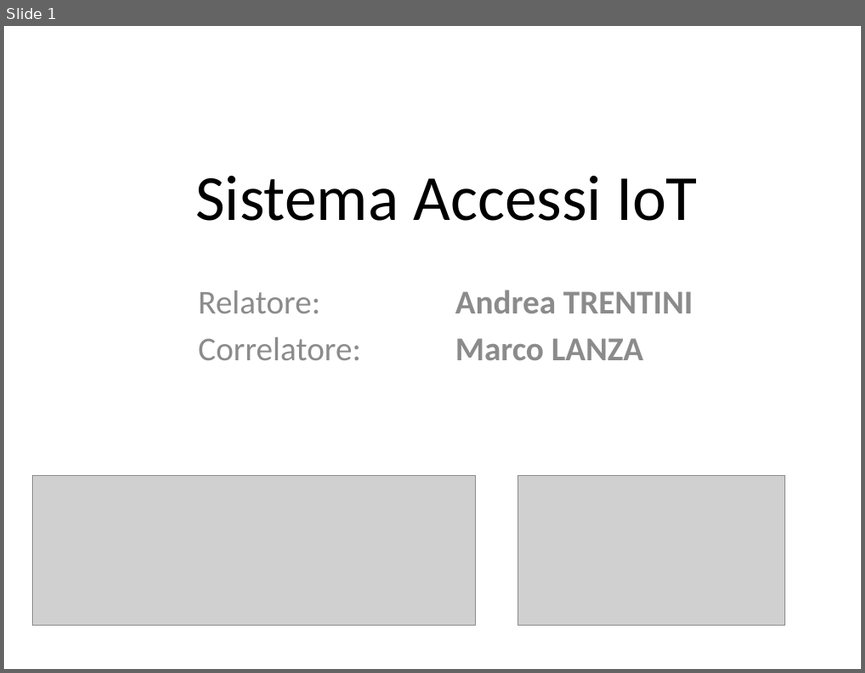
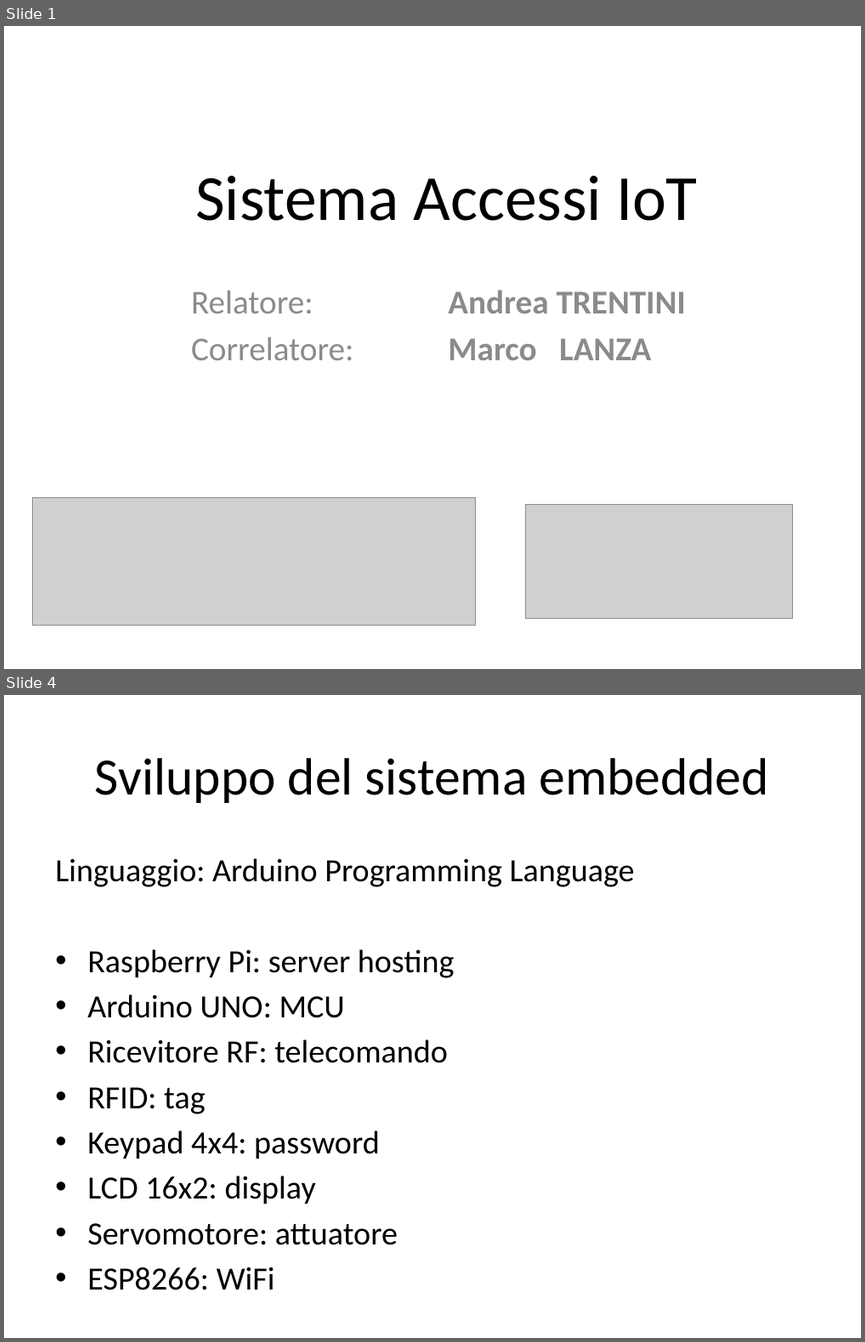
Before and after one commit to Jolsty/SimSim, a slide deck: Tesi_Sistema_Accessi_IoT_Andrei_Ciulpan_872394/presentazione/Sistema Accessi IoT.pptx. Shown one above the other, each under a label of ours: slide 1 before the commit, slides 1 and 4 after it; the slides between them are not shown. The pictures are 865x673 and 865x1342 pixels, drawn with LibreOffice and Linux fonts; fonts in the diff are those of the drawing; grey boxes stand for pictures. Boxes give left, top, right and bottom in pixels: in the first picture for what was removed or moved away, otherwise in the second. Text is boxed around its words. In the diff, an @@ line names an element or a change of style, - is before the commit and + after.

```diff
--- a/Tesi_Sistema_Accessi_IoT_Andrei_Ciulpan_872394/presentazione/Sistema Accessi IoT.pptx
+++ b/Tesi_Sistema_Accessi_IoT_Andrei_Ciulpan_872394/presentazione/Sistema Accessi IoT.pptx
@@ slide 4 added at box(4, 695, 861, 1338), background #FFFFFF @@
@@ title added at box(95, 758, 768, 803), 44 pt, text #000000 @@
+Sviluppo del sistema embedded
@@ text added at box(55, 858, 635, 1245), 27.2 pt, text #000000 @@
+Linguaggio: Arduino Programming Language
+• Raspberry Pi: server hosting
+• Arduino UNO: MCU
+• Ricevitore RF: telecomando
+• RFID: tag
+• Keypad 4x4: password
+• LCD 16x2: display
+• Servomotore: attuatore
+• ESP8266: WiFi
@@ slide 1 changed as well @@
@@ subtitle "Relatore: Andrea TRENTINI": place and size @@
-subtitle "Relatore: Andrea TRENTINI" at box(198, 290, 692, 360)
+subtitle "Relatore: Andrea TRENTINI" at box(191, 290, 686, 360)
@@ picture: place and size @@
-picture at box(32, 475, 475, 625)
+picture at box(32, 497, 475, 625)
@@ picture: place and size @@
-picture at box(518, 475, 784, 625)
+picture at box(525, 504, 791, 618)
```
Also in this commit, not shown: 9 other slides added, 1 slide removed, 2 other files.
